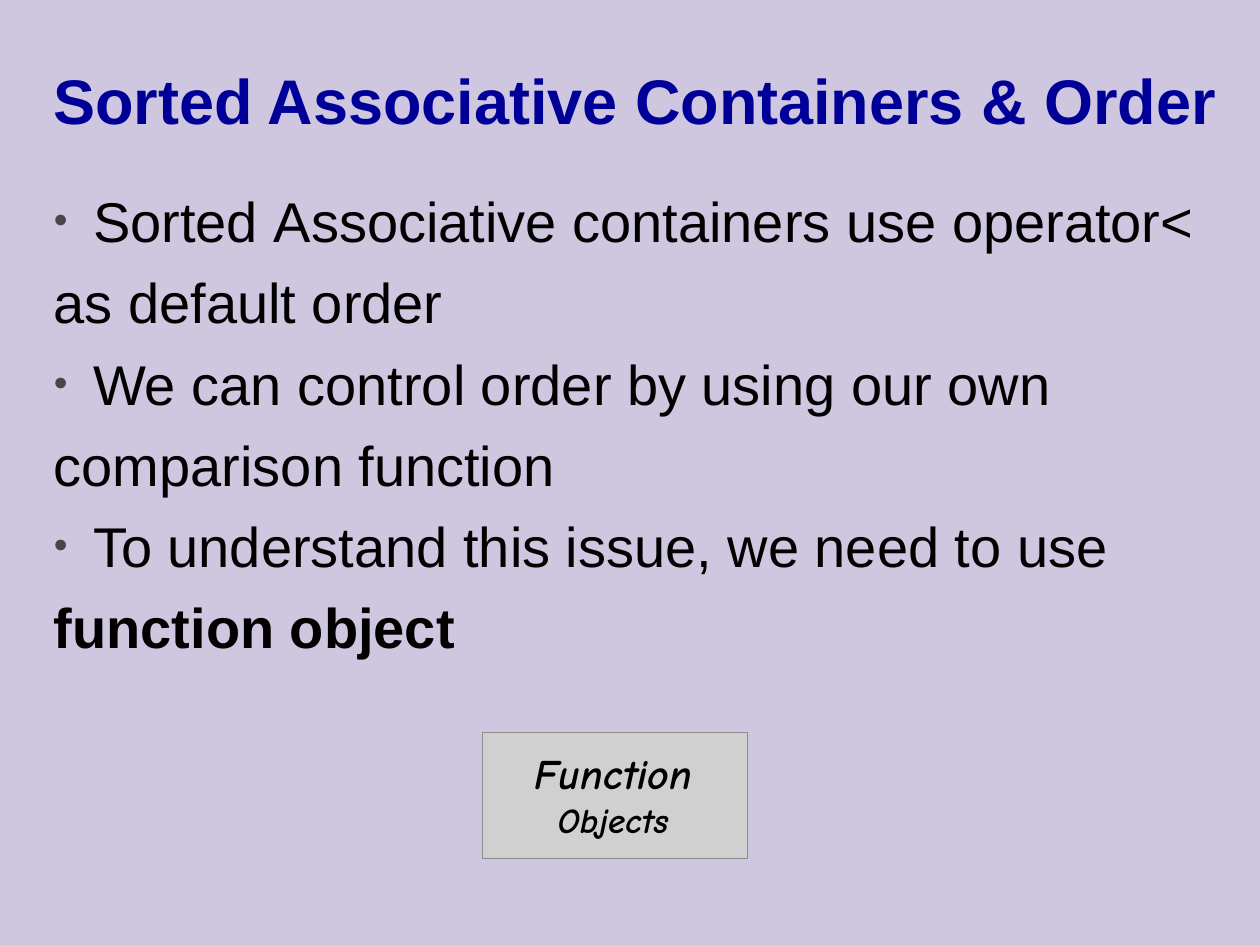
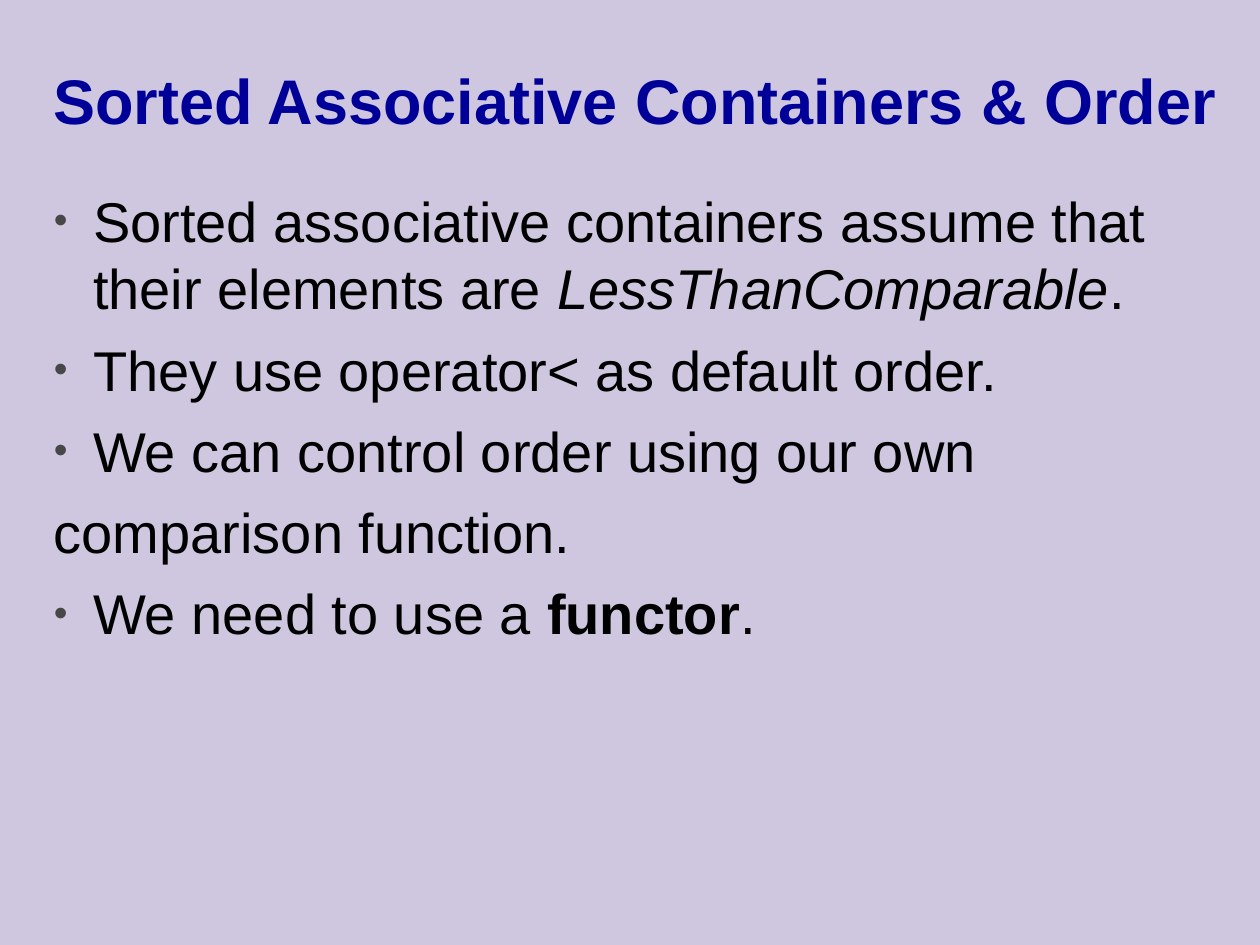
Before and after one commit to cpp-at-ariel/cpp-5779, a slide deck: slide 24 of 10-stl-containers/slides.odp (slide 26 before the commit). Drawn at 1260x945 pixels with LibreOffice and Linux fonts; fonts in the diff are those of the drawing; grey boxes stand for pictures. Boxes give left, top, right and bottom in pixels: in the first picture for what was removed or moved away, otherwise in the second. Text is boxed around its words. In the diff, an @@ line names an element or a change of style, - is before the commit and + after.

```diff
--- a/10-stl-containers/slides.odp
+++ b/10-stl-containers/slides.odp
@@ text at (x1=54, y1=201, x2=1145, y2=635): text changed @@
-• Sorted Associative containers use operator<
-as default order
-• We can control order by using our own
-comparison function
-• To understand this issue, we need to use
-function object
+• Sorted associative containers assume that their elements are LessThanComparable.
+• They use operator< as default order.
+• We can control order using our own
+comparison function.
+• We need to use a functor.
@@ picture removed at (x1=483, y1=732, x2=747, y2=858) @@
@@ free removed at (x1=510, y1=753, x2=717, y2=834) @@
-Function
-Objects
```
Also in this commit, not shown: 11 other slides changed, 3 slides added, 5 slides removed, 11 other files.
